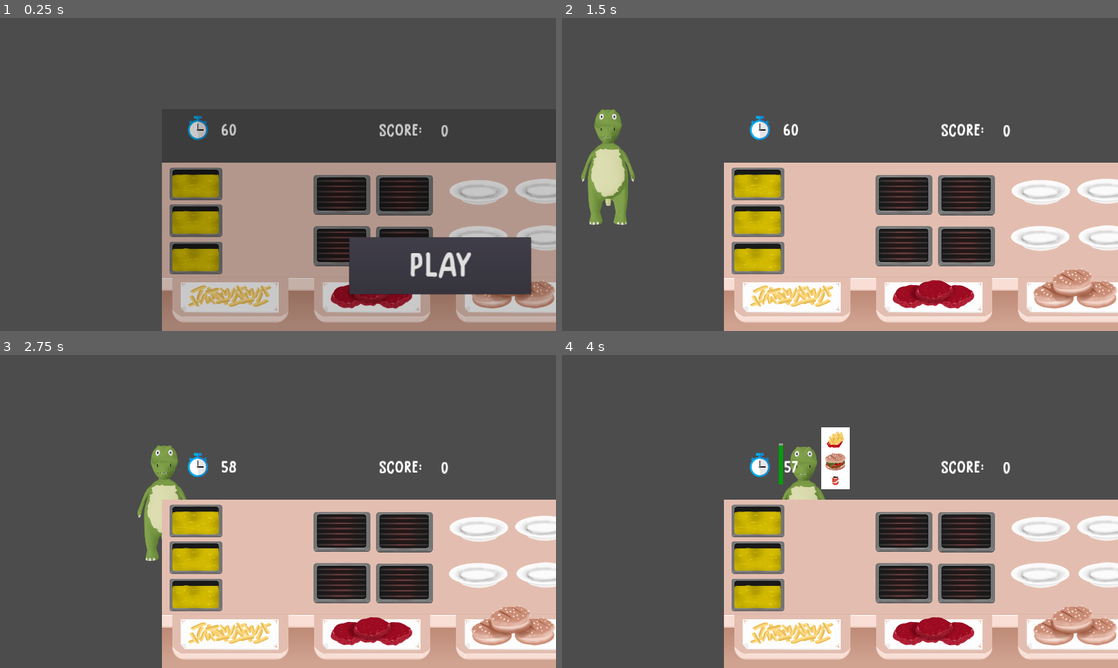
Above: before the commit, frames 1-4 (two rows, left to right).
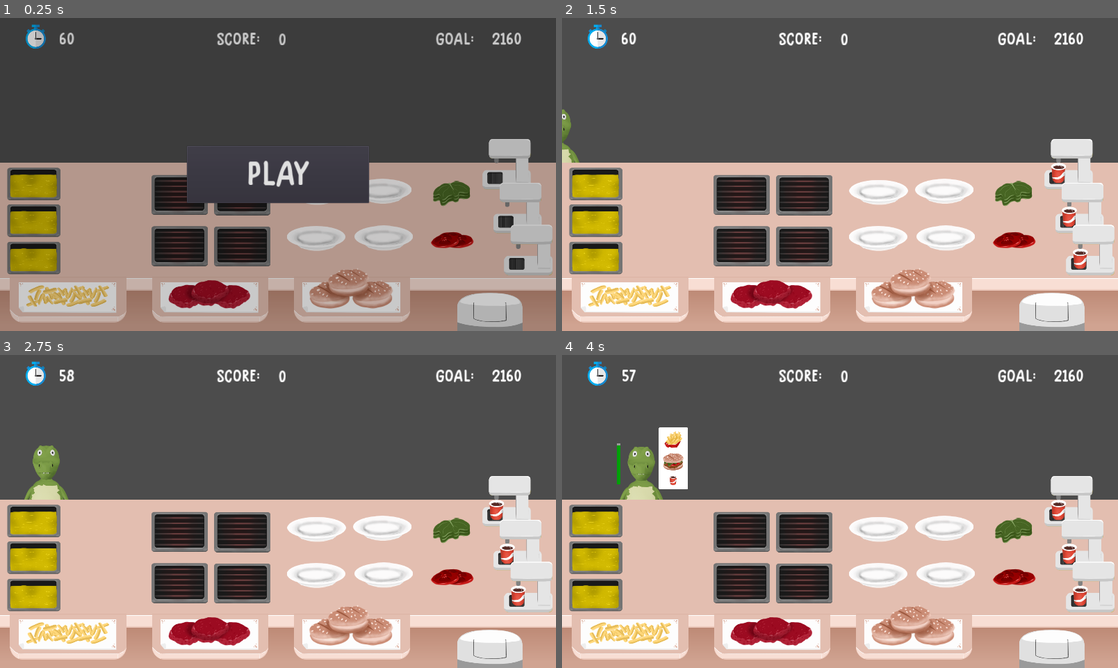
Above: after the commit, the same moments.

Repository: samuelpedrajas/MyVeganRestaurant
Game: Godot game, scene res://Scenes/Kitchen.tscn
Same seed, same stepped clock (60 frames per second), same inputs: the game is played once before the commit and once after it.
Inputs (mouse positions are in pixels of both pictures, inside the frame that each line leads up to):
- Up to frame 1 (0.25 s): no input
- Up to frame 2 (1.5 s): click "PLAY" at 0.5 s; move the mouse to (901, 193) at 1.27 s; click (901, 193) at 1.42 s
- Up to frame 3 (2.75 s): move the mouse to (405, 533) at 2.02 s; click (405, 533) at 2.17 s
- Up to frame 4 (4 s): move the mouse to (901, 583) at 2.77 s; click (901, 583) at 2.92 s; move the mouse to (967, 583) at 3.52 s; click (967, 583) at 3.67 s

The runs differ from the first frame. In frame 1, 42% of the frame differs, in the area x 0-100%, y 2-100%; in frame 2, 41%; in frame 3, 41%; in frame 4, 44%.

Commit message:
fix resize on android

Diff:
--- a/Scenes/FoodSources/BreadSource.tscn
+++ b/Scenes/FoodSources/BreadSource.tscn
@@ -6,7 +6,7 @@
 [ext_resource path="res://Scenes/Ingredients/BurgerBread.tscn" type="PackedScene" id=4]
 
 [sub_resource type="CapsuleShape2D" id=1]
-radius = 76.6622
+radius = 92.7384
 height = 172.537
 
 [node name="BreadSource" type="Node2D"]
--- a/Scenes/FoodSources/BurgerSource.tscn
+++ b/Scenes/FoodSources/BurgerSource.tscn
@@ -6,7 +6,7 @@
 [ext_resource path="res://Images/Kitchen/FuenteHamburguesa.png" type="Texture" id=4]
 
 [sub_resource type="CapsuleShape2D" id=1]
-radius = 54.4137
+radius = 71.0744
 height = 185.252
 
 [node name="BurgerSource" type="Node2D"]
--- a/Scenes/FoodSources/FriesSource.tscn
+++ b/Scenes/FoodSources/FriesSource.tscn
@@ -6,7 +6,7 @@
 [ext_resource path="res://Scenes/Ingredients/Fries.tscn" type="PackedScene" id=4]
 
 [sub_resource type="CapsuleShape2D" id=1]
-radius = 47.5268
+radius = 57.5916
 height = 233.986
 
 [node name="FriesSource" type="Node2D"]
--- a/Scenes/FoodSources/LettuceSource.tscn
+++ b/Scenes/FoodSources/LettuceSource.tscn
@@ -6,7 +6,7 @@
 [ext_resource path="res://Scenes/Ingredients/Lettuce.tscn" type="PackedScene" id=4]
 
 [sub_resource type="CapsuleShape2D" id=1]
-radius = 48.0565
+radius = 56.0027
 height = 64.4722
 
 [node name="LettuceSource" type="Node2D"]
--- a/Scenes/FoodSources/TomatoSource.tscn
+++ b/Scenes/FoodSources/TomatoSource.tscn
@@ -6,8 +6,8 @@
 [ext_resource path="res://Scenes/Ingredients/Tomato.tscn" type="PackedScene" id=4]
 
 [sub_resource type="CapsuleShape2D" id=1]
-radius = 39.5811
-height = 79.3042
+radius = 43.2892
+height = 89.8987
 
 [node name="TomatoSource" type="Node2D"]
 script = ExtResource( 2 )
--- a/Scenes/HUD.tscn
+++ b/Scenes/HUD.tscn
@@ -16,11 +16,15 @@
 }
 
 [node name="Top" type="Control" parent="."]
-anchor_right = 1.0
-margin_left = 81.0
+anchor_left = 0.5
+anchor_right = 0.5
+margin_left = -879.0
 margin_top = 22.0
-margin_right = -81.0
+margin_right = 879.0
 margin_bottom = 123.0
+__meta__ = {
+"_edit_use_anchors_": false
+}
 
 [node name="Score" type="Control" parent="Top"]
 anchor_right = 1.0
--- a/Scenes/Kitchen.tscn
+++ b/Scenes/Kitchen.tscn
@@ -25,8 +25,14 @@
 [ext_resource path="res://Scenes/Dishes/FastFood/Cola.tscn" type="PackedScene" id=23]
 [ext_resource path="res://Scenes/ColaPump.tscn" type="PackedScene" id=24]
 
-[node name="Kitchen" type="Node2D"]
+[node name="Kitchen" type="Control"]
+anchor_right = 1.0
+anchor_bottom = 1.0
+mouse_filter = 2
 script = ExtResource( 3 )
+__meta__ = {
+"_edit_use_anchors_": false
+}
 
 [node name="Menu" type="Node2D" parent="."]
 visible = false
@@ -176,8 +182,6 @@
 kitchen = NodePath("../..")
 
 [node name="HUD" parent="." instance=ExtResource( 2 )]
-margin_right = 1920.0
-margin_bottom = 1080.0
 
 [node name="Timer" type="Timer" parent="."]
 [connection signal="start_game" from="HUD" to="." method="_on_HUD_start_game"]
--- a/Scripts/HUD.gd
+++ b/Scripts/HUD.gd
@@ -27,9 +27,10 @@
 
 
 func _on_size_changed():
-	var screen_size = OS.get_screen_size()
-	var viewport_size = get_viewport_rect().size
-	var position_offset = -(viewport_size - screen_size) / 2.0
-	print("Resizing HUD")
-	set_size(viewport_size)
-	set_position(position_offset)
+#	var screen_size = OS.get_screen_size()
+#	var viewport_size = get_viewport_rect().size
+#	var position_offset = -(viewport_size - screen_size) / 2.0
+#	print("Resizing HUD")
+#	set_size(viewport_size)
+#	set_position(position_offset)
+	pass
--- a/Scripts/Kitchen.gd
+++ b/Scripts/Kitchen.gd
@@ -1,4 +1,4 @@
-extends Node2D
+extends Control
 
 
 var time = 90
@@ -8,12 +8,12 @@
 func _ready():
 	client_area.prepare_game()
 	self.time = $Main/ClientArea.max_time
-	_on_size_changed()
 	get_tree().set_pause(true)
 	get_tree().get_root().connect("size_changed", self, "_on_size_changed")
 	$HUD.set_time(time)
 	$HUD.set_goal(client_area.calculated_goal)
 	$Timer.start()
+	_on_size_changed()
 
 
 func send_to_destination(item, origin):
@@ -130,14 +130,13 @@
 
 func _on_size_changed():
 	var screen_size = OS.get_screen_size()
-	var viewport_size = get_viewport_rect().size
-	var position_offset = (viewport_size - screen_size) / 2.0
+	var scene_size = get_size()
+	var position_offset = (scene_size - screen_size) / 2.0
 	print("Resizing Kitchen")
-	set_position(position_offset)
-	$Main.set_global_position(
+	$Main.set_position(
 		Vector2(
-			$Main.get_global_position().x,
-			viewport_size.y - $Main.texture.get_size().y / 2.0
+			scene_size.x / 2.0,
+			scene_size.y - $Main.texture.get_size().y / 2.0
 		)
 	)
 
--- a/project.godot
+++ b/project.godot
@@ -31,7 +31,7 @@
 
 window/size/width=1920
 window/size/height=1080
-window/size/test_width=960
+window/size/test_width=1300
 window/size/test_height=540
 window/stretch/mode="2d"
 window/stretch/aspect="expand"
Not shown, added: export_presets.cfg
